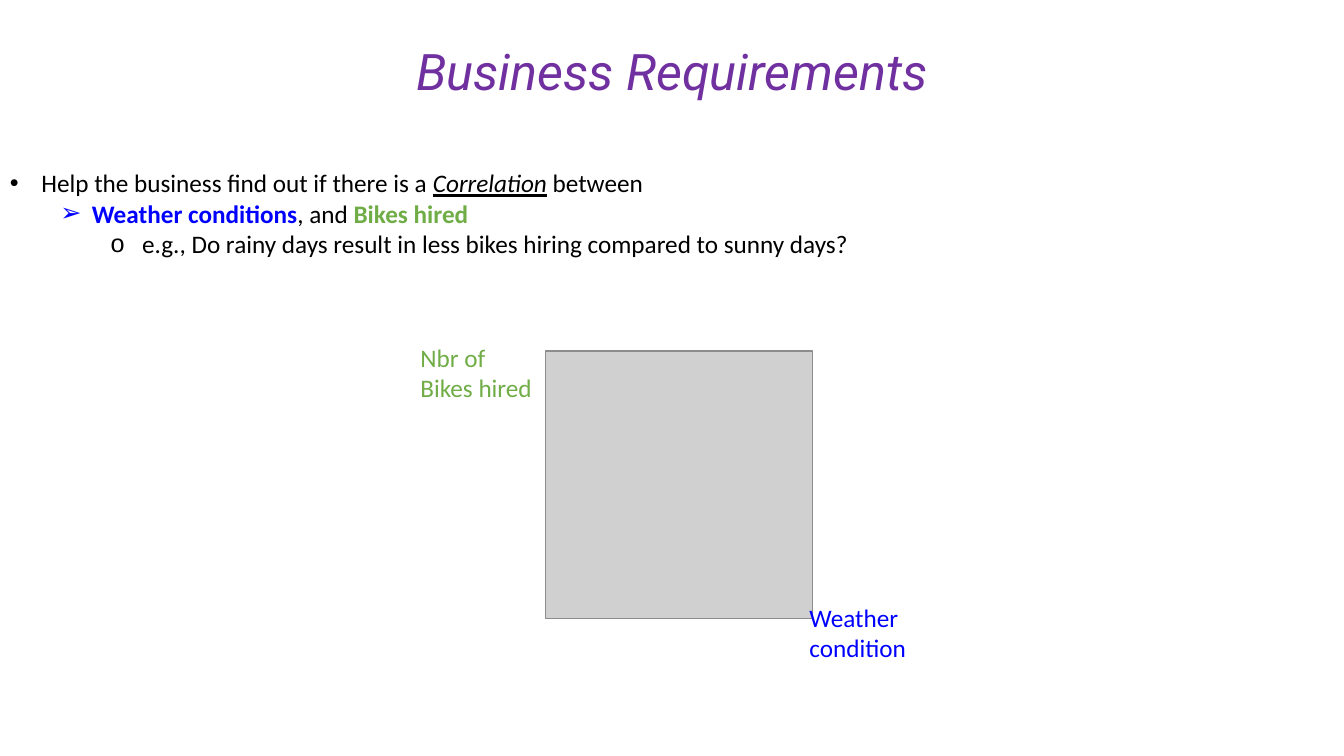
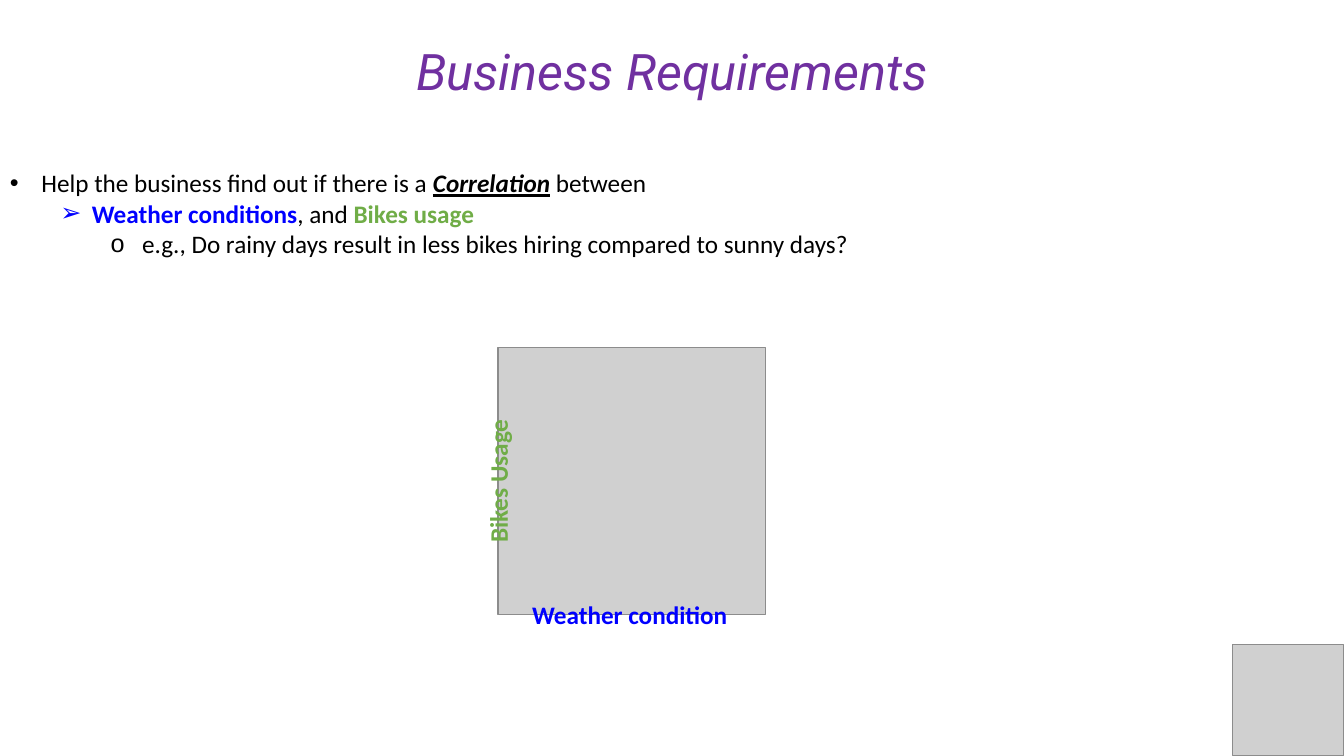
Before and after one commit to cesaramehri/Firn_CaseStudyTest, a slide deck: slide 1 of Case Study - Presentation.pptx. Drawn at 1344x756 pixels with LibreOffice and Linux fonts; fonts in the diff are those of the drawing; grey boxes stand for pictures. Boxes give left, top, right and bottom in pixels: in the first picture for what was removed or moved away, otherwise in the second. Text is boxed around its words. In the diff, an @@ line names an element or a change of style, - is before the commit and + after.

```diff
--- a/Case Study - Presentation.pptx
+++ b/Case Study - Presentation.pptx
@@ text at (x1=41, y1=174, x2=646, y2=197): bold on in "Correlation" @@
@@ text at (x1=92, y1=205, x2=474, y2=228): text changed @@
-  ➢ Weather conditions, and Bikes hired
+  ➢ Weather conditions, and Bikes usage
@@ picture moved from (x1=545, y1=351, x2=813, y2=618) to (x1=498, y1=348, x2=765, y2=615) @@
@@ text "Bikes Usage" at (x1=484, y1=425, x2=515, y2=541): rotation 0 to 270 degrees @@
@@ text at (x1=484, y1=425, x2=515, y2=541): text changed; bold on @@
-Nbr of Bikes hired
+Bikes Usage
@@ text "Weather condition" moved from (x1=809, y1=606, x2=905, y2=657) to (x1=532, y1=604, x2=727, y2=631) @@
@@ text "Weather condition" at (x1=532, y1=604, x2=727, y2=631): bold on @@
@@ picture added at (x1=1233, y1=645, x2=1344, y2=756) @@
```
Also in this commit, not shown: 8 other slides changed, 7 slides added, 5 other files.
